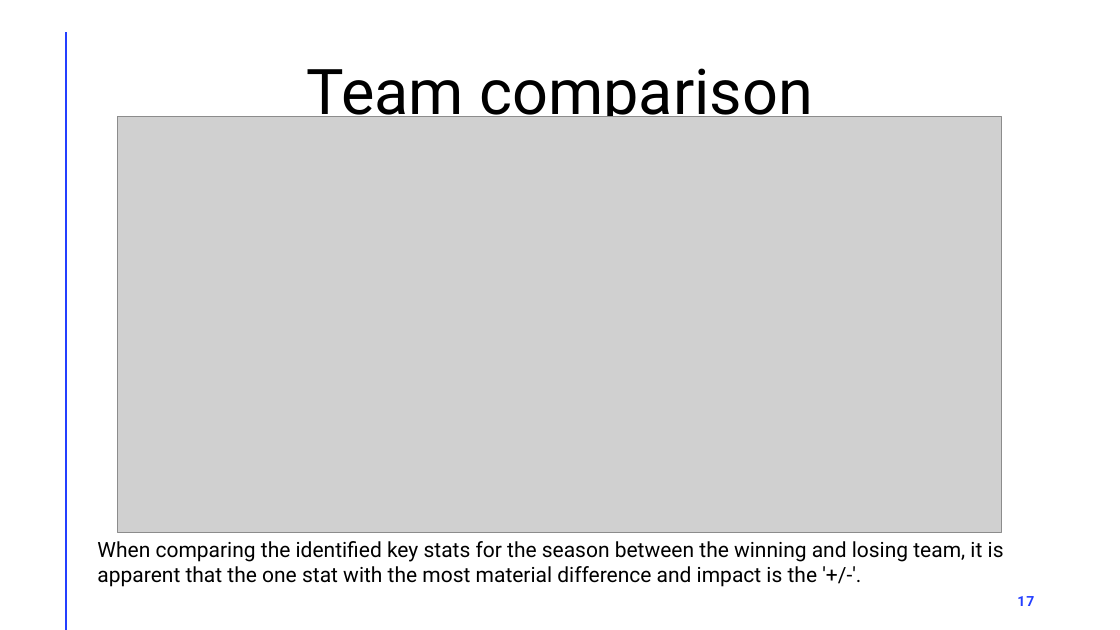
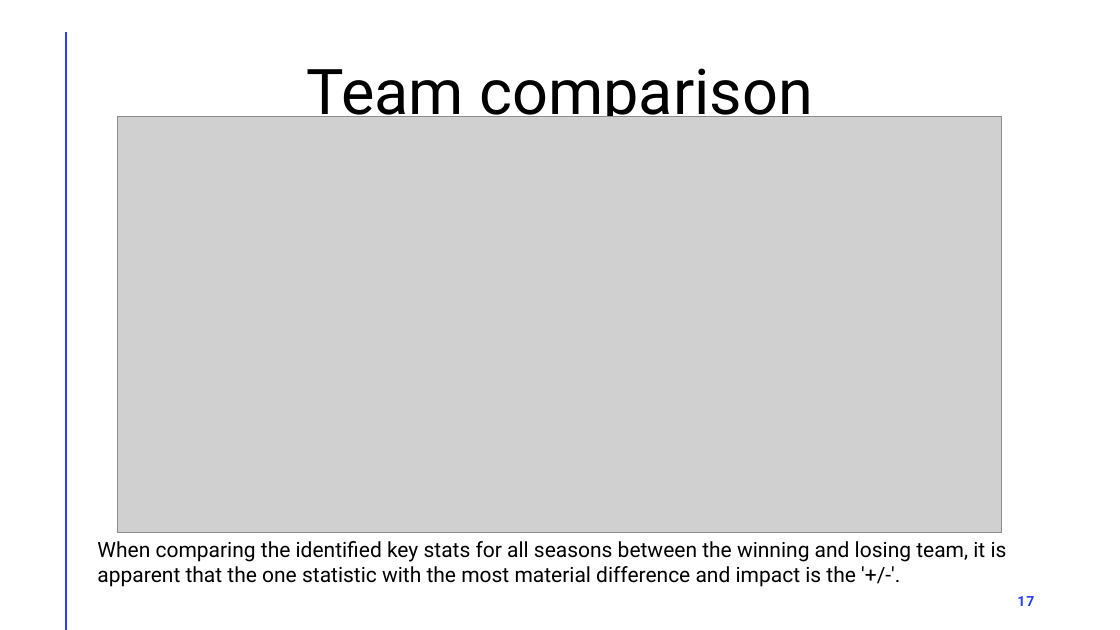
Before and after one commit to rbrennan55/project-sports-analytics-NHL, a slide deck: slide 17 of project-1-nhl.pptx. Drawn at 1120x630 pixels with LibreOffice and Linux fonts; fonts in the diff are those of the drawing; grey boxes stand for pictures. Boxes give left, top, right and bottom in pixels: in the first picture for what was removed or moved away, otherwise in the second. Text is boxed around its words. In the diff, an @@ line names an element or a change of style, - is before the commit and + after.

Commit message:
revised, Nationality and grammar

```diff
--- a/project-1-nhl.pptx
+++ b/project-1-nhl.pptx
@@ text at box(97, 541, 1007, 587): text changed @@
-When comparing the identified key stats for the season between the winning and losing team, it is apparent that the one stat with the most material difference and impact is the '+/-'.
+When comparing the identified key stats for all seasons between the winning and losing team, it is apparent that the one statistic with the most material difference and impact is the '+/-'.
```
Also in this commit, not shown: 4 other slides changed.
